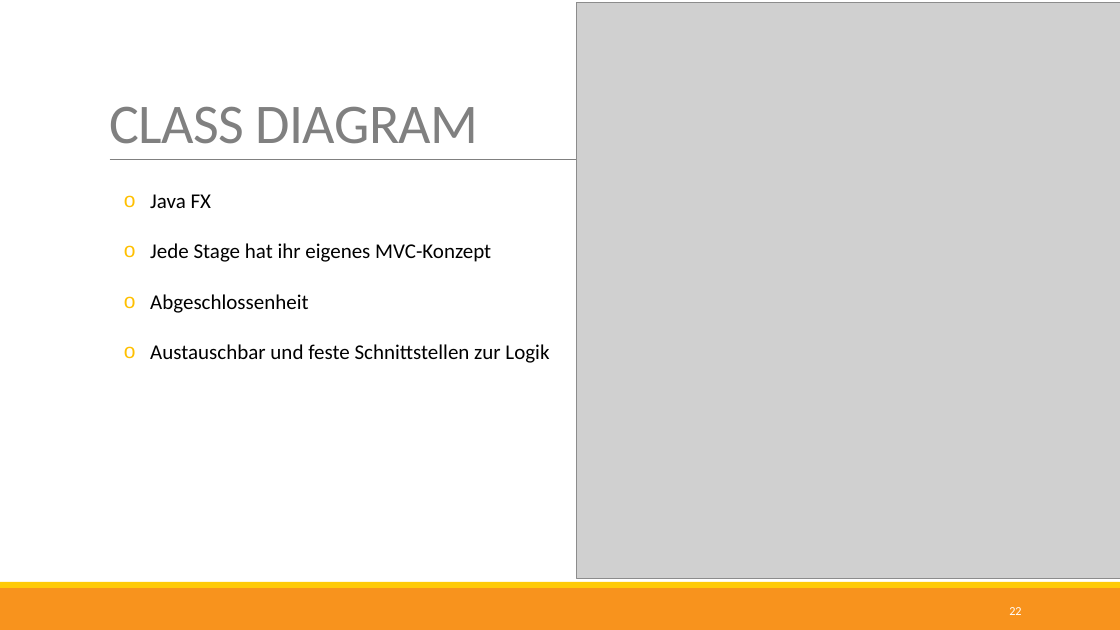
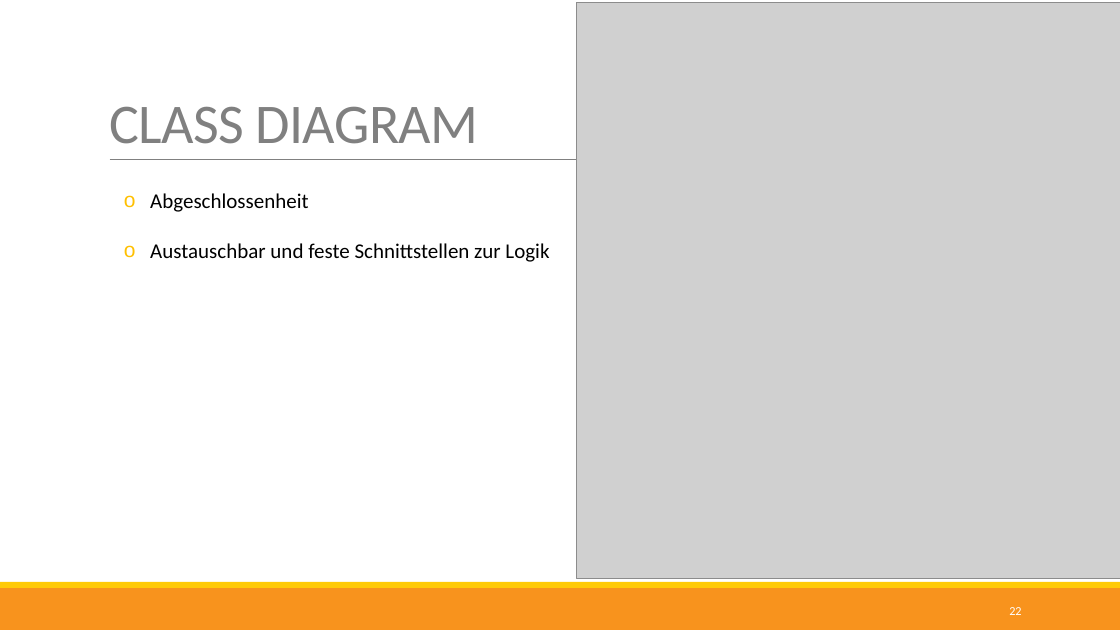
Before and after one commit to nappydevelopment/Nappy-the-ingenious-docs, a slide deck: slide 22 of presentation/Final/Final.pptx. Drawn at 1120x630 pixels with LibreOffice and Linux fonts; fonts in the diff are those of the drawing; grey boxes stand for pictures. Boxes give left, top, right and bottom in pixels: in the first picture for what was removed or moved away, otherwise in the second. Text is boxed around its words. In the diff, an @@ line names an element or a change of style, - is before the commit and + after.

```diff
--- a/presentation/Final/Final.pptx
+++ b/presentation/Final/Final.pptx
@@ text at (150, 194, 491, 262): paragraphs removed @@
-o Java FX
-o Jede Stage hat ihr eigenes MVC-Konzept
```
Also in this commit, not shown: 2 other slides changed, 1 other file.
